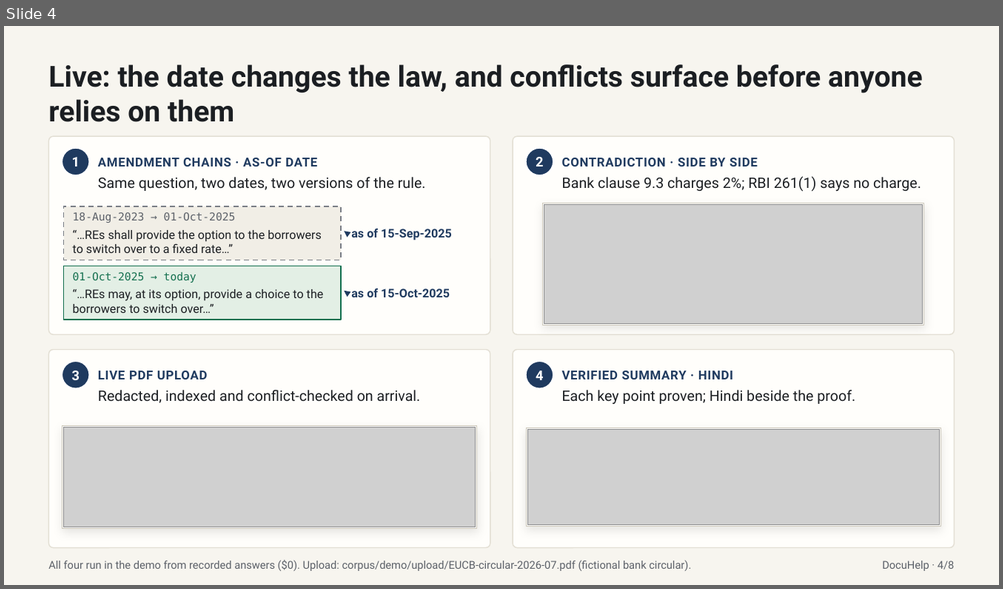
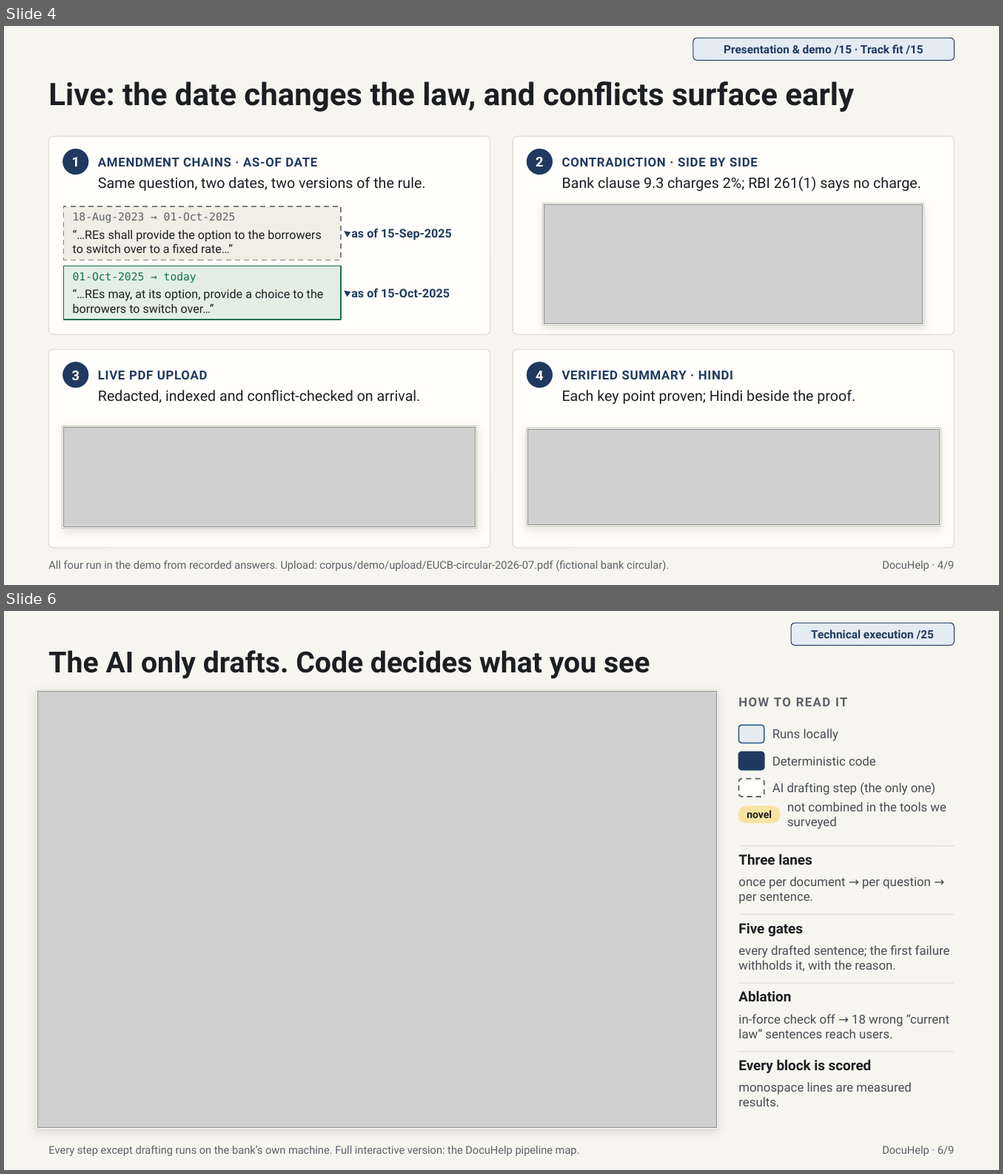
Before and after one commit to adityatiwari101104/Hack-a-sol-5.0, a slide deck: deck/DocuHelp-pitch.pptx. Shown one above the other, each under a label of ours: slide 4 before the commit, slides 4 and 6 after it; the slides between them are not shown. The pictures are 1003x589 and 1003x1174 pixels, drawn with LibreOffice and Linux fonts; fonts in the diff are those of the drawing; grey boxes stand for pictures. Boxes give left, top, right and bottom in pixels: in the first picture for what was removed or moved away, otherwise in the second. Text is boxed around its words. In the diff, an @@ line names an element or a change of style, - is before the commit and + after.

```diff
--- a/deck/DocuHelp-pitch.pptx
+++ b/deck/DocuHelp-pitch.pptx
@@ slide 6 added at (4, 611, 999, 1170), background #F7F5EF @@
@@ rounded rectangle added at (791, 623, 955, 645), fill #E5EBF3, outline #1F3A5F 0.75 pt @@
@@ text added at (811, 629, 933, 639), 11 pt, text #1F3A5F, bold @@
+Technical execution /25
@@ text added at (48, 650, 649, 679), 28 pt, text #1B1E22, bold @@
+The AI only drafts. Code decides what you see
@@ rectangle added at (36, 690, 718, 1130), fill #FFFFFF, outline #E3DFD4 0.75 pt @@
@@ picture added at (37, 692, 717, 1128) @@
@@ text added at (738, 698, 847, 706), 12 pt, text #5C6169, bold @@
+HOW TO READ IT
@@ rounded rectangle added at (739, 725, 764, 743), fill #E5EBF3, outline #3F6590 1.25 pt @@
@@ text added at (772, 729, 839, 741), 12 pt, text #474C54 @@
+Runs locally
@@ rounded rectangle added at (739, 752, 764, 770), fill #1F3A5F, outline #1F3A5F 1.25 pt @@
@@ text added at (772, 756, 876, 766), 12 pt, text #474C54 @@
+Deterministic code
@@ rounded rectangle added at (739, 779, 764, 797), fill #FFFEFB, outline #5C6169 1.25 pt dashed @@
@@ text added at (772, 783, 936, 795), 12 pt, text #474C54 @@
+AI drafting step (the only one)
@@ rounded rectangle added at (739, 806, 780, 823), fill #F9E3A2, outline #F9E3A2 1 pt @@
@@ text added at (746, 810, 771, 818), 10 pt, text #1B1E22, bold @@
+novel
@@ text added at (787, 802, 946, 829), 12 pt, text #474C54 @@
+not combined in the tools we surveyed
@@ text added at (738, 854, 811, 865), 13.5 pt, text #1B1E22, bold @@
+Three lanes
@@ line added from (739, 846) to (954, 846), #E3DFD4 1 pt @@
@@ text added at (738, 877, 930, 904), 12 pt, text #474C54 @@
+once per document → per question → per sentence.
@@ line added from (739, 914) to (954, 914), #E3DFD4 1 pt @@
@@ text added at (738, 923, 802, 937), 13.5 pt, text #1B1E22, bold @@
+Five gates
@@ text added at (738, 945, 950, 971), 12 pt, text #474C54 @@
+every drafted sentence; the first failure withholds it, with the reason.
@@ line added from (739, 983) to (954, 983), #E3DFD4 1 pt @@
@@ text added at (738, 991, 791, 1002), 13.5 pt, text #1B1E22, bold @@
+Ablation
@@ text added at (738, 1014, 949, 1039), 12 pt, text #474C54 @@
+in-force check off → 18 wrong “current law” sentences reach users.
@@ line added from (739, 1052) to (954, 1052), #E3DFD4 1 pt @@
@@ text added at (738, 1059, 871, 1073), 13.5 pt, text #1B1E22, bold @@
+Every block is scored
@@ text added at (738, 1082, 910, 1107), 12 pt, text #474C54 @@
+monospace lines are measured results.
@@ text added at (48, 1146, 580, 1156), 10.5 pt, text #5C6169 @@
+Every step except drafting runs on the bank’s own machine. Full interactive version: the DocuHelp pipeline map.
@@ text added at (882, 1146, 953, 1156), 10.5 pt, text #5C6169 @@
+DocuHelp · 6/9
@@ slide 4 changed as well @@
@@ rounded rectangle added at (693, 38, 954, 60), fill #E5EBF3, outline #1F3A5F 0.75 pt @@
@@ text added at (723, 44, 922, 54), 11 pt, text #1F3A5F, bold @@
+Presentation & demo /15 · Track fit /15
@@ text at (48, 82, 854, 112): text changed; size 28 to 30 pt @@
-Live: the date changes the law, and conflicts surface before anyone relies on them
+Live: the date changes the law, and conflicts surface early
@@ text at (48, 560, 669, 571): text changed @@
-All four run in the demo from recorded answers ($0). Upload: corpus/demo/upload/EUCB-circular-2026-07.pdf (fictional bank circular).
+All four run in the demo from recorded answers. Upload: corpus/demo/upload/EUCB-circular-2026-07.pdf (fictional bank circular).
@@ text at (882, 561, 953, 571): text changed @@
-DocuHelp · 4/8
+DocuHelp · 4/9
```
Also in this commit, not shown: 5 other slides changed, 2 other slides added, 2 slides removed, 39 other files.
